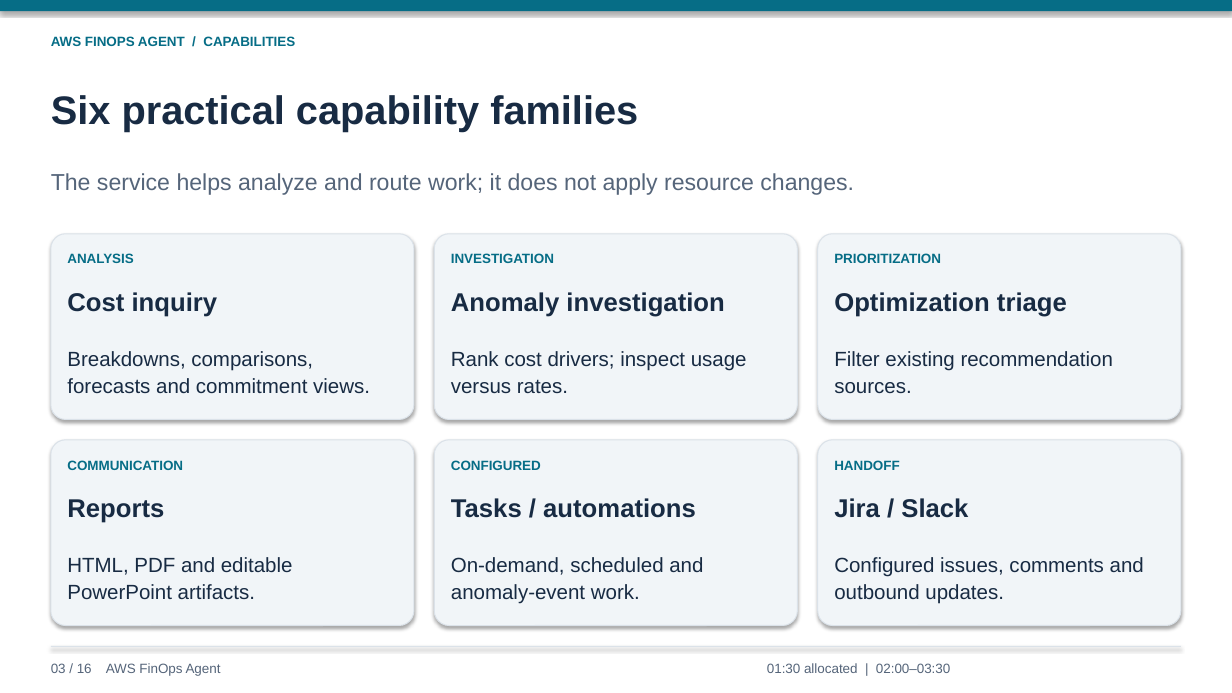
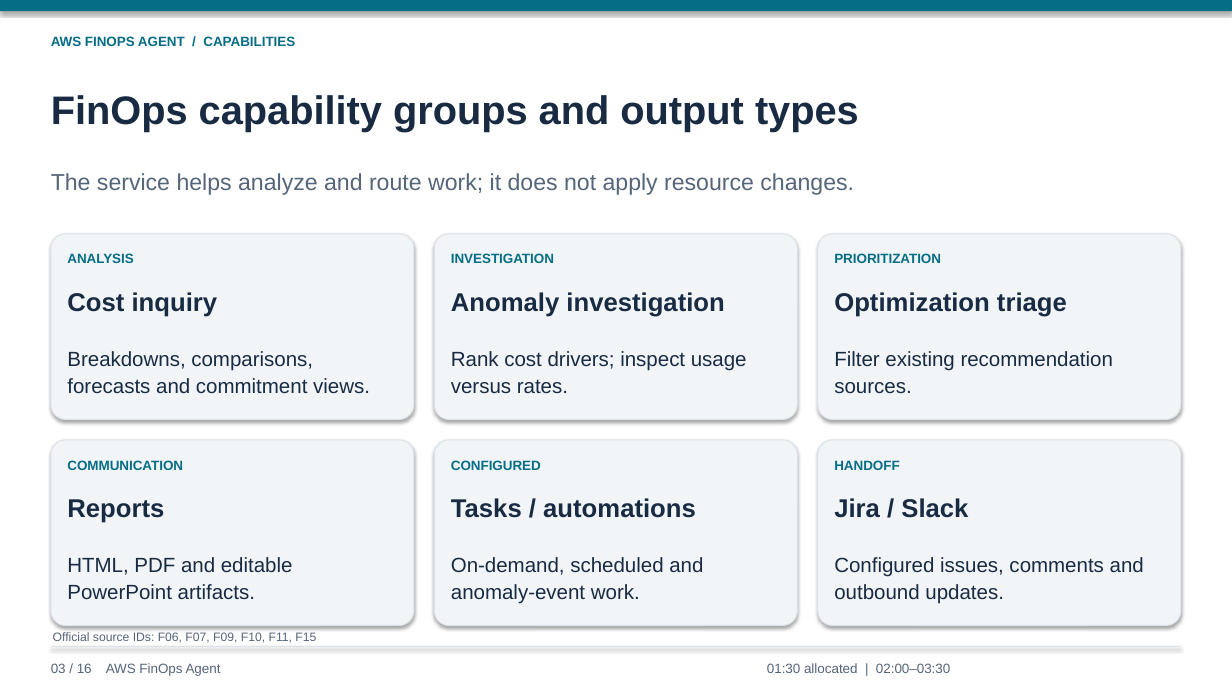
Before and after one commit to lyrel-dev/frontier-agents, a slide deck: slide 3 of presentations/aws-finops-agent-presentation.pptx. Drawn at 1232x693 pixels with LibreOffice and Linux fonts; fonts in the diff are those of the drawing. Boxes give left, top, right and bottom in pixels: in the first picture for what was removed or moved away, otherwise in the second. Text is boxed around its words. In the diff, an @@ line names an element or a change of style, - is before the commit and + after.

```diff
--- a/presentations/aws-finops-agent-presentation.pptx
+++ b/presentations/aws-finops-agent-presentation.pptx
@@ text at bbox=[51, 95, 859, 131]: text changed @@
-Six practical capability families
+FinOps capability groups and output types
@@ text added at bbox=[53, 632, 316, 643], 9.5 pt, text #55657A @@
+Official source IDs: F06, F07, F09, F10, F11, F15
```
Also in this commit, not shown: 15 other slides changed, 13 slides added.
